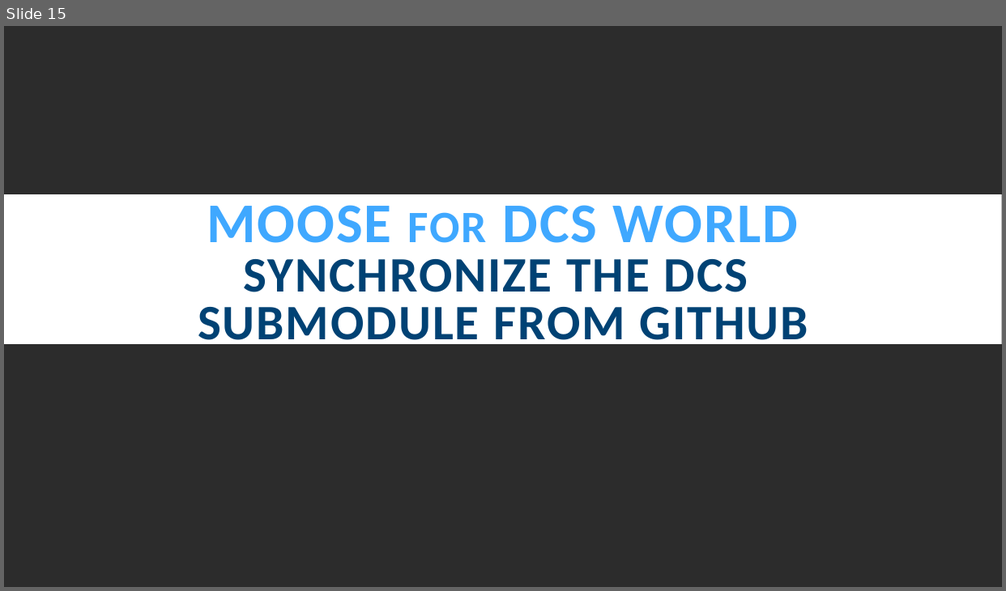
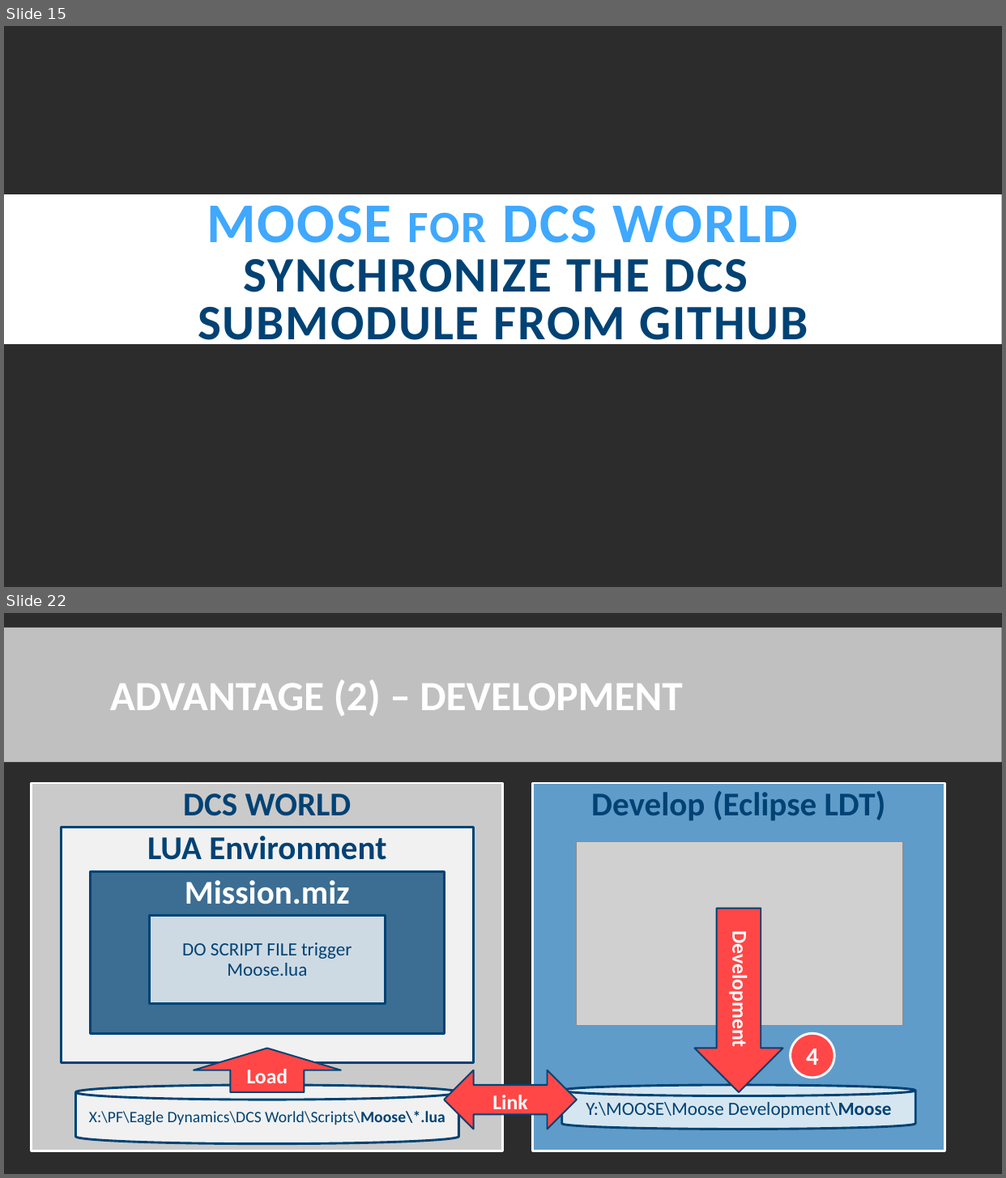
Before and after one commit to FlightControl-Master/MOOSE_PRESENTATIONS, a slide deck: Moose Presentations/SETUP.pptx. Shown one above the other, each under a label of ours: slide 15 before the commit, slides 15 and 22 after it; the slides between them are not shown. The pictures are 1006x591 and 1006x1178 pixels, drawn with LibreOffice and Linux fonts; fonts in the diff are those of the drawing; grey boxes stand for pictures; background and template pictures are left out. Boxes give left, top, right and bottom in pixels: in the first picture for what was removed or moved away, otherwise in the second. Text is boxed around its words. In the diff, an @@ line names an element or a change of style, - is before the commit and + after.

```diff
--- a/Moose Presentations/SETUP.pptx
+++ b/Moose Presentations/SETUP.pptx
@@ slide 22 added at (4, 613, 1002, 1174), background picture (left out) @@
@@ rectangle added at (4, 628, 1002, 762), fill #FFFFFF at 70% opacity @@
@@ title added at (110, 679, 682, 716), 40 pt, text #FFFFFF, bold @@
+ADVANTAGE (2) – DEVELOPMENT
@@ rectangle added at (32, 783, 503, 1152), fill #FFFFFF at 75% opacity, outline #FFFFFF 2.25 pt, 32 pt, text #004274, bold @@
+DCS WORLD
@@ rectangle added at (533, 783, 945, 1152), fill #71C2FF at 75% opacity, outline #FFFFFF 2.25 pt, 32 pt, text #004274, bold @@
+Develop (Eclipse LDT)
@@ rectangle added at (61, 827, 473, 1063), fill #FFFFFF at 75% opacity, outline #004274 2.25 pt, 32 pt, text #004274, bold @@
+LUA Environment
@@ picture added at (577, 842, 902, 1025) @@
@@ rectangle added at (90, 871, 444, 1033), fill #004274 at 75% opacity, outline #004274 2.25 pt, 32 pt, text #FFFFFF, bold @@
+Mission.miz
@@ rectangle added at (149, 916, 385, 1004), fill #FFFFFF at 75% opacity, outline #004274 2.25 pt, 18 pt, text #004274 @@
+DO SCRIPT FILE trigger
+Moose.lua
@@ down arrow added at (695, 909, 783, 1093), fill #FF4747, outline #004274 1.5 pt, 20 pt, text #FFFFFF, bold @@
+Development
@@ up arrow added at (194, 1049, 341, 1093), fill #FF4747, outline #004274 1.5 pt, 20 pt, text #FFFFFF, bold @@
+Load
@@ ellipse added at (791, 1033, 835, 1078), fill #FF4747, outline #FFFFFF 2.25 pt, 24 pt, text #FFFFFF, bold @@
+4
@@ left right arrow added at (444, 1071, 577, 1130), fill #FF4747, outline #004274 1.5 pt, 20 pt, text #FFFFFF, bold @@
+Link
@@ cylinder added at (76, 1085, 459, 1144), fill #FFFFFF at 75% opacity, outline #004274 2.25 pt, 15.3 pt, text #004274 @@
+X:\PF\Eagle Dynamics\DCS World\Scripts\Moose\*.lua
@@ cylinder added at (562, 1085, 915, 1130), fill #FFFFFF at 75% opacity, outline #004274 2.25 pt, 18 pt, text #004274 @@
+Y:\MOOSE\Moose Development\Moose
```
Also in this commit, not shown: 6 other slides added, 6 other files.
